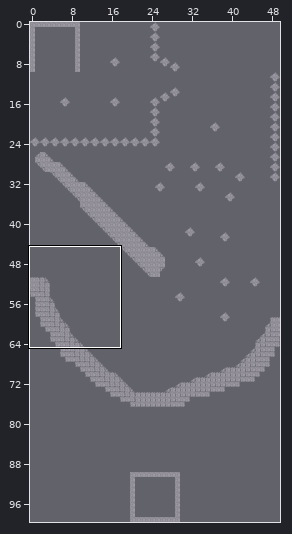
Tiled map (JSON), stored at core/assets/Oliver_level2-4.tmj. Above: a wide view before the commit, with the close-up outlined.
Close-up. Before the edit:
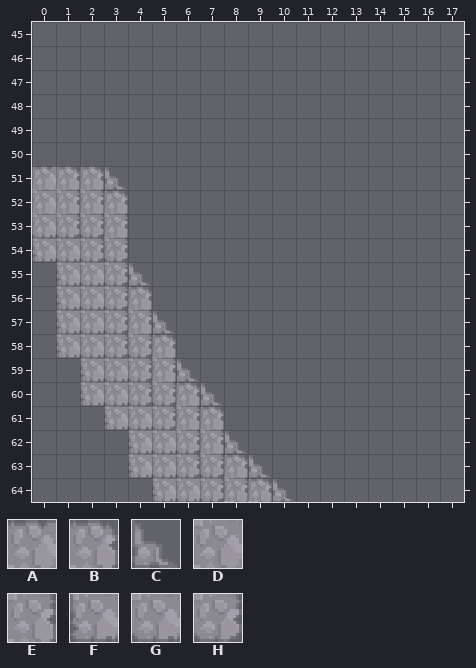
Cells are 16x16 px. Shown: x 0..17, y 45..64. The commit also changed other parts of the map, which this record leaves out.
Key: from "tileset": A 1 "GameObject", B 2 "GameObject", C 6 "GameObject", D 17 "GameObject", E 18 "GameObject", F 32 "GameObject", G 33 "GameObject", H 34 "GameObject".
_ is an empty cell.
Layer "Tile Layer 1" before, first column x 0:
45 __________________
46 __________________
47 __________________
48 __________________
49 __________________
50 __________________
51 ABBC______________
52 DEEB______________
53 GHHE______________
54 FGHH______________
55 _FGHC_____________
56 _FGHB_____________
57 _FGHEC____________
58 _FGHHB____________
59 __FGHEC___________
60 __FGHHBC__________
61 ___FGHEB__________
62 ____FGHEC_________
63 ____FGHHBC________
64 _____FGHEBC_______
And afterwards:
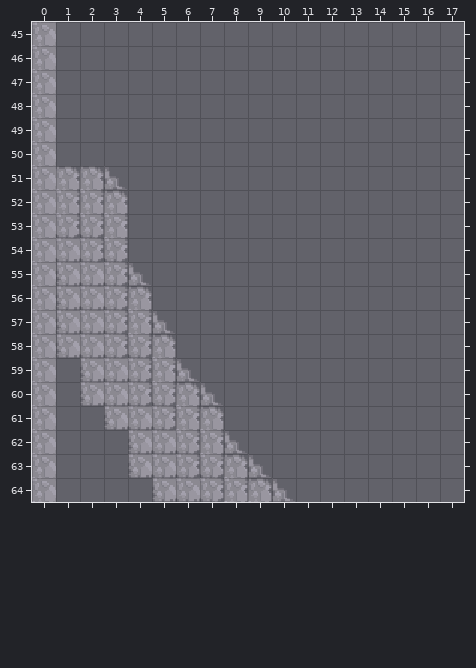
Changes in this commit:
Layer "Tile Layer 1":
y 45..50: x 0 _ -> D
y 51: x 0 A -> D
y 53: x 0 G -> D
y 54: x 0 F -> D
y 55..64: x 0 _ -> D
Changed places in both close-ups, as pixel boxes (x1, y1, x2, y2):
changed: (32, 22, 56, 184)
changed: (32, 234, 56, 502)
